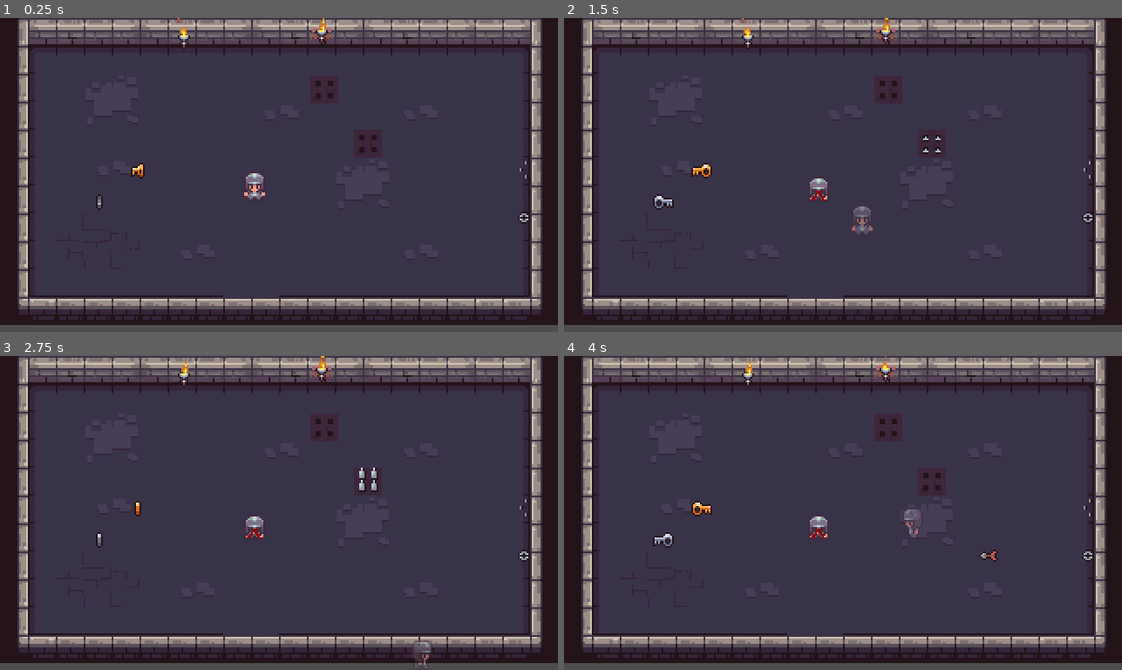
Above: before the commit, frames 1-4 (two rows, left to right).
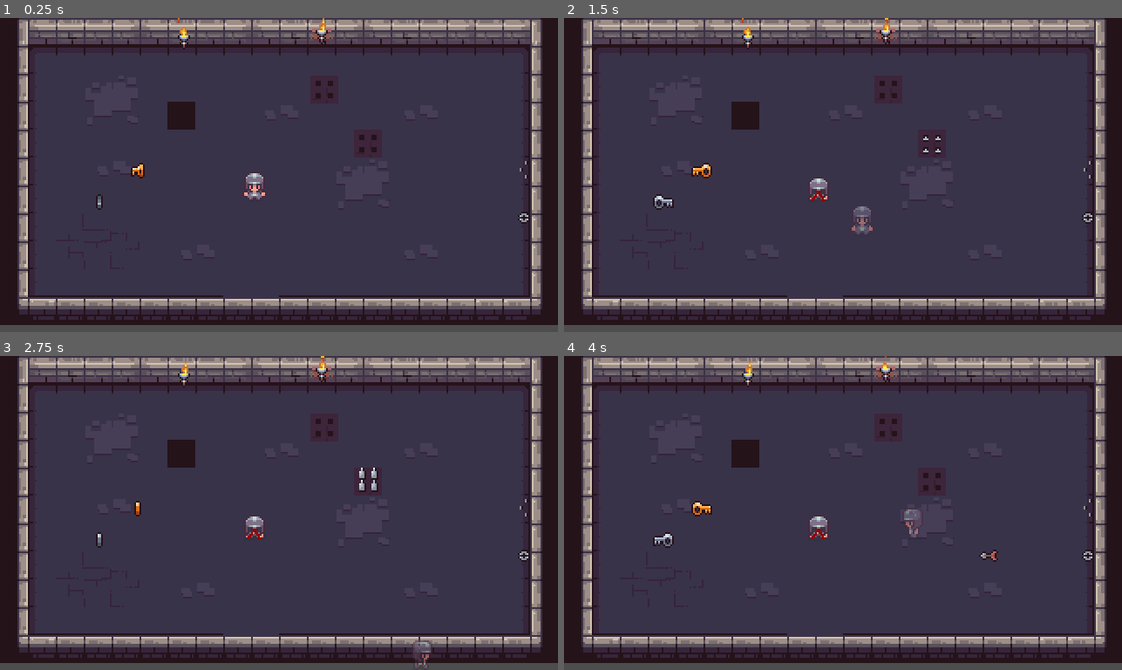
Above: after the commit, the same moments.

Repository: PauloFH/loop
Game: Godot game, scene res://scenes/fases/Main.tscn
Two runs of this game, one before a commit and one after it. Both use one fixed random seed, a clock stepped at 60 frames per second and the inputs below.
Inputs:
- Up to frame 1 (0.25 s): no input
- Up to frame 2 (1.5 s): tap Enter (ui_accept) at 0.5, 0.77 s; hold Right (ui_right) 0.53-1.28 s; hold Down (ui_down) from 1.28 s (still down)
- Up to frame 3 (2.75 s): tap Enter (ui_accept) at 1.52 s; release Down (ui_down) at 2.03 s; hold Right (ui_right) from 2.03 s (still down)
- Up to frame 4 (4 s): release Right (ui_right) at 2.78 s; hold Up (ui_up) 2.78-3.53 s; tap Enter (ui_accept) at 3.02, 3.77 s; hold Left (ui_left) from 3.53 s (still down)

The runs differ from the first frame. In frame 1, 0.4% of the frame differs, in the area x 30-35%, y 26-36%; in frame 2, 0.4%; in frame 3, 0.4%; in frame 4, 0.4%.

Commit message:
feat: hole trap
- change player's corpse creation to fit corpse collision detection

Diff:
--- a/scenes/fases/Main.tscn
+++ b/scenes/fases/Main.tscn
@@ -11,6 +11,7 @@
 [ext_resource type="PackedScene" uid="uid://c3n83t6gp5c5t" path="res://scenes/objects/traps/flamethrower/flamethrower.tscn" id="9_64pgk"]
 [ext_resource type="PackedScene" uid="uid://lprrw4rjd0qg" path="res://scenes/objects/traps/spike_traps/floor_spike.tscn" id="10_j0l3m"]
 [ext_resource type="PackedScene" uid="uid://b7j2yf2am7fcr" path="res://scenes/objects/traps/arrow_traps/arrow_trap.tscn" id="11_1ch7g"]
+[ext_resource type="PackedScene" uid="uid://diqy68iudk340" path="res://scenes/objects/traps/hole_trap/HoleTrap.tscn" id="12_rfjr7"]
 
 [sub_resource type="TileSetAtlasSource" id="TileSetAtlasSource_vcsgt"]
 texture = ExtResource("1_706jr")
@@ -225,7 +226,7 @@
 [node name="Main" type="Node2D"]
 
 [node name="TileMapLayer" type="TileMapLayer" parent="."]
-tile_map_data = PackedByteArray("AAACAAAAAAACAAAAAAABAAAAAAA …(2920 unchanged characters)… IAAMAAAAHAAMAAAAHAAMAAAAHAAMAAAAGAAMAAAAHAAMAAAAFAAQAAAAHAAMAAAAEAAQAAAAHAAMAAAADAAQ …(495 unchanged characters)…
+tile_map_data = PackedByteArray("AAACAAAAAAACAAAAAAABAAAAAAA …(2920 unchanged characters)… IAAMAAAAHAAMAAAAHAAMAAAAHAAMAAAAGAAMAAAAGAAYAAAAFAAQAAAAHAAMAAAAEAAQAAAAHAAMAAAADAAQ …(495 unchanged characters)…
 tile_set = SubResource("TileSet_nxtc6")
 
 [node name="Player" parent="." instance=ExtResource("3_glcct")]
@@ -256,3 +257,6 @@
 [node name="arrow_trap" parent="." instance=ExtResource("11_1ch7g")]
 position = Vector2(293, 115)
 rotation = 1.57079
+
+[node name="HoleTrap" parent="." instance=ExtResource("12_rfjr7")]
+position = Vector2(104, 56)
--- /dev/null
+++ b/scenes/objects/traps/hole_trap/HoleTrap.tscn
@@ -0,0 +1,25 @@
+[gd_scene load_steps=3 format=3 uid="uid://diqy68iudk340"]
+
+[ext_resource type="Script" uid="uid://bb0h43nylcgy5" path="res://scenes/objects/traps/hole_trap/hole_trap.gd" id="1_8alv6"]
+
+[sub_resource type="RectangleShape2D" id="RectangleShape2D_kypfk"]
+size = Vector2(5, 5)
+
+[node name="HoleTrap" type="Node2D"]
+script = ExtResource("1_8alv6")
+
+[node name="Sprite2D" type="Sprite2D" parent="."]
+
+[node name="fall_collision" type="Area2D" parent="."]
+
+[node name="CollisionShape2D" type="CollisionShape2D" parent="fall_collision"]
+shape = SubResource("RectangleShape2D_kypfk")
+
+[node name="pull_body_collision" type="Area2D" parent="."]
+
+[node name="CollisionShape2D" type="CollisionShape2D" parent="pull_body_collision"]
+shape = SubResource("RectangleShape2D_kypfk")
+disabled = true
+
+[connection signal="body_entered" from="fall_collision" to="." method="_on_fall_collision_body_entered"]
+[connection signal="body_entered" from="pull_body_collision" to="." method="_on_pull_body_collider_body_entered"]
--- /dev/null
+++ b/scenes/objects/traps/hole_trap/hole_trap.gd
@@ -0,0 +1,17 @@
+extends TrapBase
+
+func activate_trap(body: Node2D) -> void:
+	body.global_position = global_position + Vector2(0, -5)
+	body.take_damage(100)
+	can_trigger = false
+	$fall_collision/CollisionShape2D.disabled = true
+	await body.get_node("AnimationPlayer").current_animation_changed
+	$pull_body_collision/CollisionShape2D.disabled = false
+
+func _on_pull_body_collider_body_entered(body: Node2D) -> void:
+	if !body.is_in_group("player"):
+		body.get_child(1).call_deferred("set", "disabled", true)
+
+func _on_fall_collision_body_entered(body: Node2D) -> void:
+	if body.is_in_group("player"):
+		call_deferred("activate_trap", body)
--- a/scripts/player.gd
+++ b/scripts/player.gd
@@ -114,9 +114,14 @@
 	corpse_sprite.frame = sprite.frame
 	corpse_sprite.position = sprite.position
 	corpse.add_child(corpse_sprite)
+
+	var corpse_collision_shape = CapsuleShape2D.new()
+	corpse_collision_shape.radius= 7
+	corpse_collision_shape.height = 19
+
 	var player_collision = $CollisionShape2D
 	var collision = CollisionShape2D.new()
-	collision.shape = player_collision.shape.duplicate()
+	collision.shape = corpse_collision_shape
 	collision.position = player_collision.position
 	corpse.add_child(collision)
 	corpse.collision_layer = 1
Not shown: 1 places in scenes/fases/Main.tscn that only renumber resources
Not shown, added: scenes/objects/traps/hole_trap/hole_trap.gd.uid
